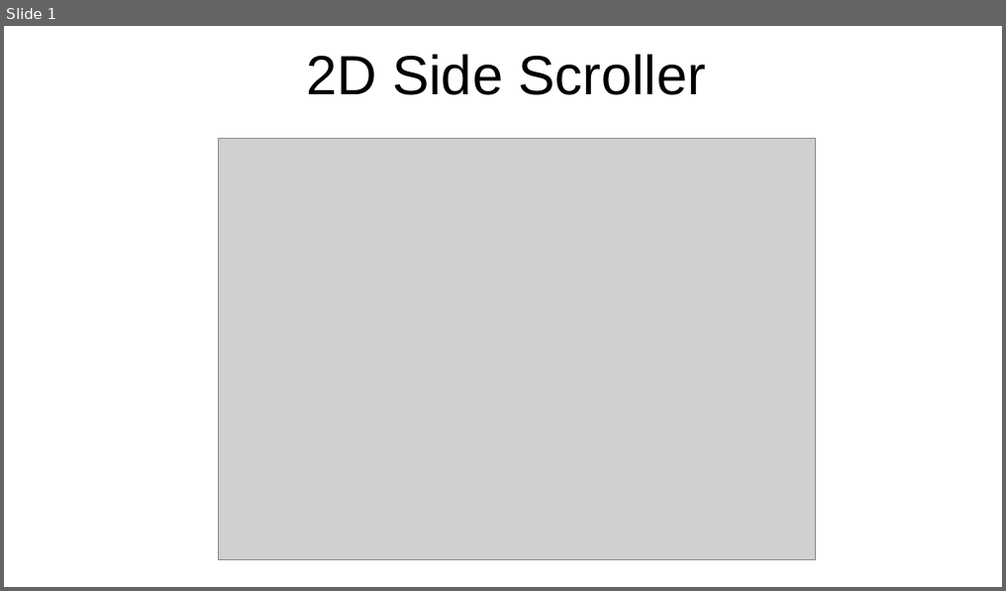
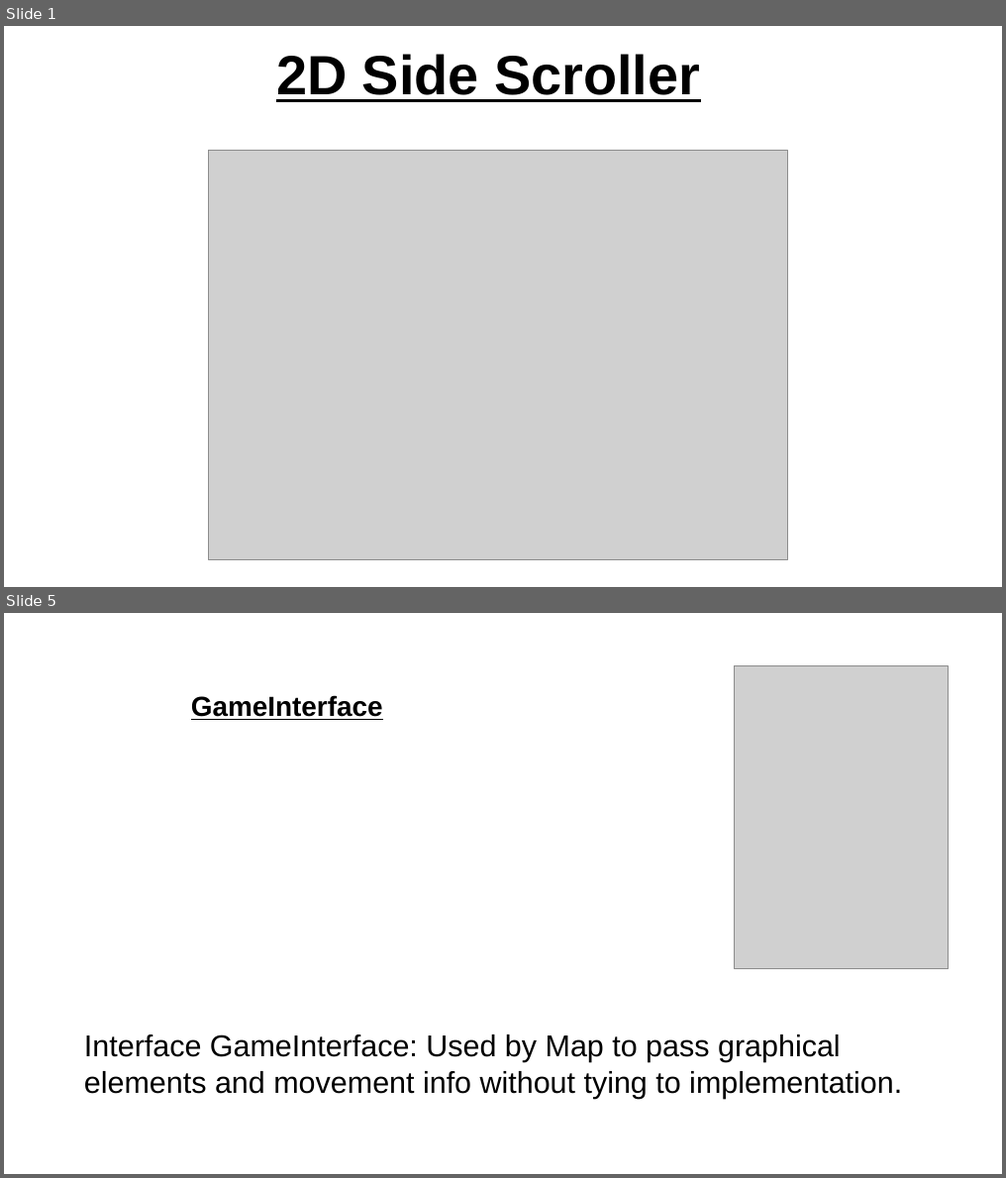
Before and after one commit to tellmon/2D-side-scroller, a slide deck: powerPoint.odp. Shown one above the other, each under a label of ours: slide 1 before the commit, slides 1 and 5 after it; the slides between them are not shown. The pictures are 1006x591 and 1006x1178 pixels, drawn with LibreOffice and Linux fonts; fonts in the diff are those of the drawing; grey boxes stand for pictures. Boxes give left, top, right and bottom in pixels: in the first picture for what was removed or moved away, otherwise in the second. Text is boxed around its words. In the diff, an @@ line names an element or a change of style, - is before the commit and + after.

```diff
--- a/powerPoint.odp
+++ b/powerPoint.odp
@@ slide 5 added at [4,613,1002,1174], background #FFFFFF @@
@@ picture added at [735,666,948,969] @@
@@ text added at [191,695,383,720], 22 pt, text #000000, bold, underline @@
+GameInterface
@@ text added at [84,1035,902,1099], 24 pt, text #000000 @@
+Interface GameInterface: Used by Map to pass graphical elements and movement info without tying to implementation.
@@ slide 1 changed as well @@
@@ title "2D Side Scroller": place and size @@
-title "2D Side Scroller" at [307,54,706,95]
+title "2D Side Scroller" at [276,54,700,102]
@@ title "2D Side Scroller" at [276,54,700,102]: bold on, underline on @@
@@ picture: place and size @@
-picture at [218,138,816,561]
+picture at [209,151,788,561]
```
Also in this commit, not shown: 1 other slide changed, 6 other slides added, 6 slides removed, 2 other files.
